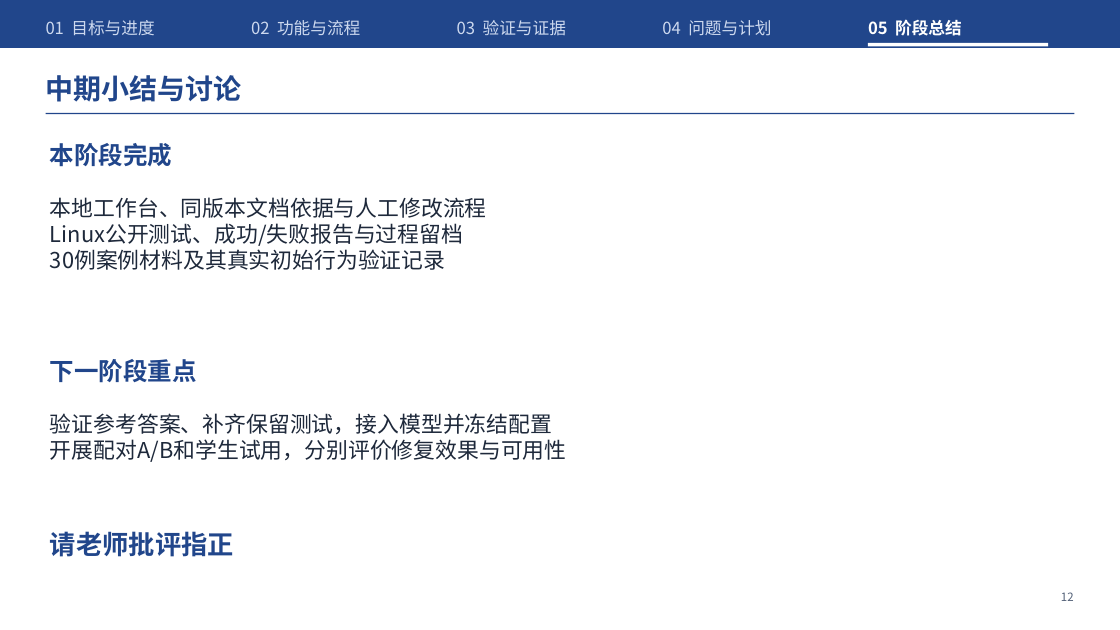
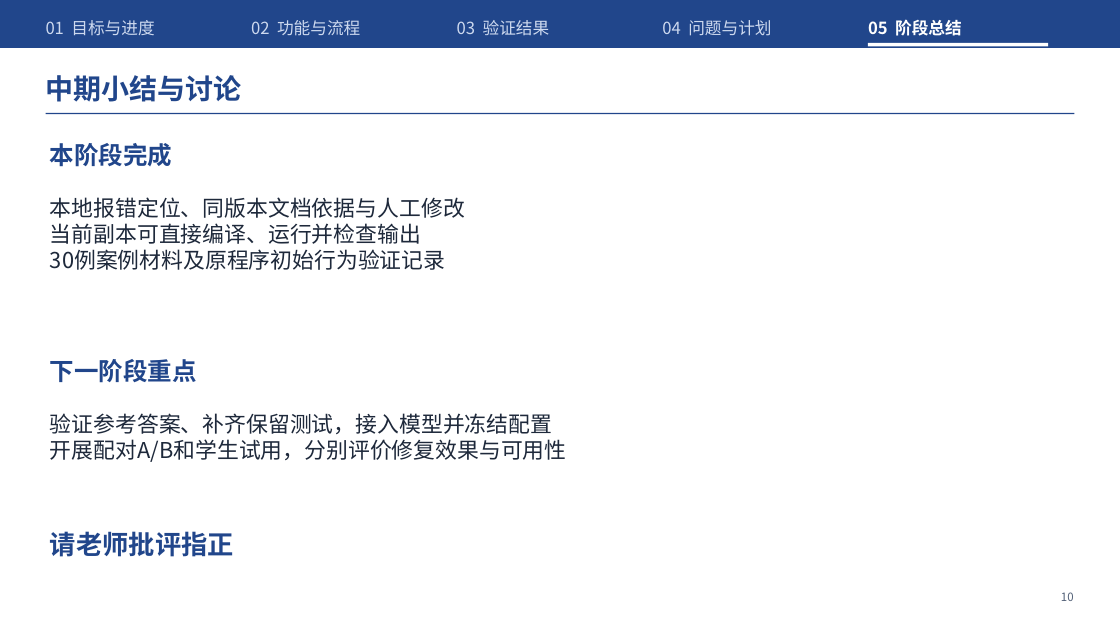
Before and after one commit to Frank72316/cangjie-code-doctor, a slide deck: slide 10 of docs/midterm-defense.pptx (slide 12 before the commit). Drawn at 1120x630 pixels with LibreOffice and Linux fonts; fonts in the diff are those of the drawing. Boxes give left, top, right and bottom in pixels: in the first picture for what was removed or moved away, otherwise in the second. Text is boxed around its words. In the diff, an @@ line names an element or a change of style, - is before the commit and + after.

```diff
--- a/docs/midterm-defense.pptx
+++ b/docs/midterm-defense.pptx
@@ text at (457,20,550,36): text changed @@
-03 验证与证据
+03 验证结果
@@ text at (50,197,465,270): text changed @@
-本地工作台、同版本文档依据与人工修改流程
-Linux公开测试、成功/失败报告与过程留档
-30例案例材料及其真实初始行为验证记录
+本地报错定位、同版本文档依据与人工修改
+当前副本可直接编译、运行并检查输出
+30例案例材料及原程序初始行为验证记录
@@ text at (1061,592,1074,601): text changed @@
-12
+10
```
Also in this commit, not shown: 10 other slides changed, 21 other files.
